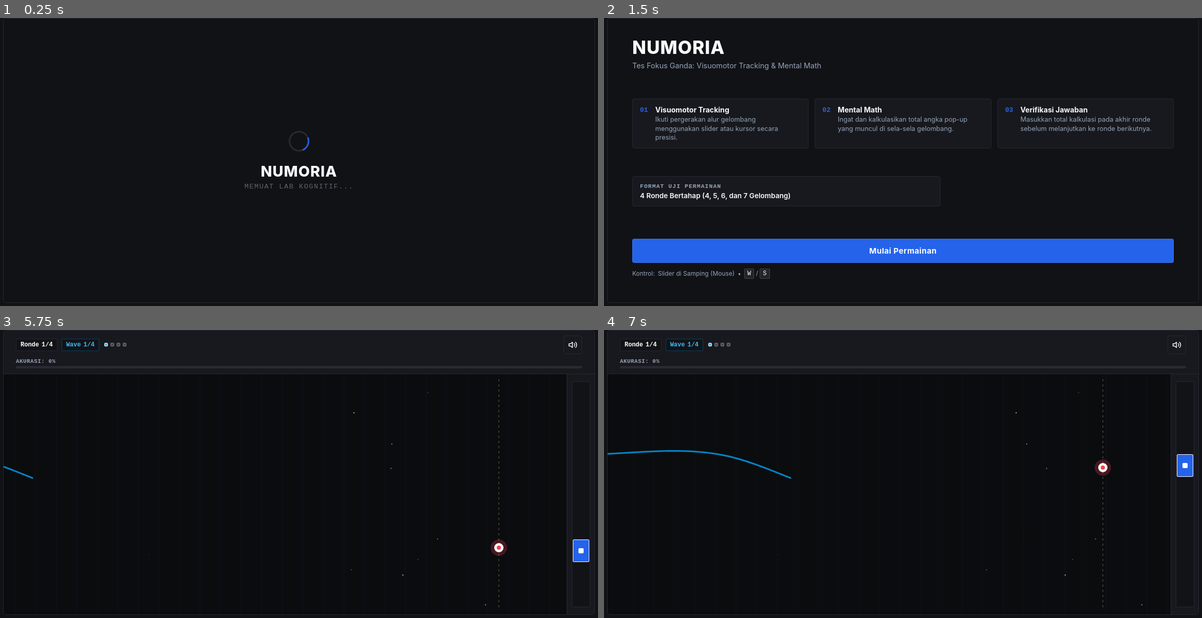
Above: before the commit, frames 1-4 (two rows, left to right).
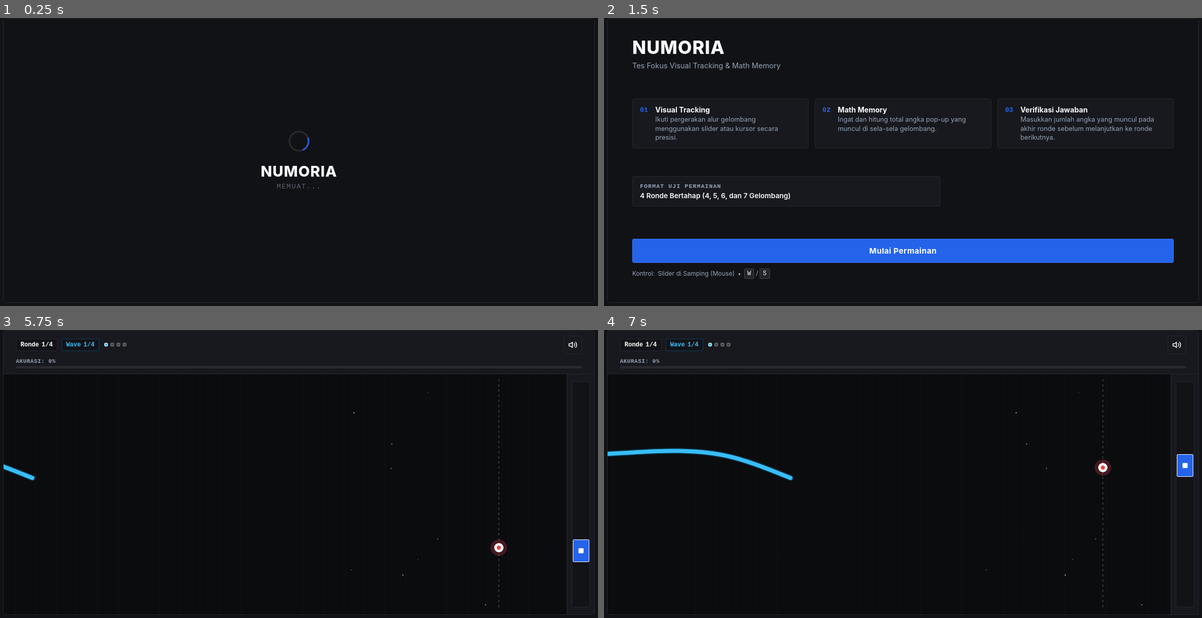
Above: after the commit, the same moments.

Repository: HNadhif/TrainingMemory
Game: browser game, page index.html
The game is run twice, just before and just after one commit, with the same random seed, the same clock (stepped at 60 frames per second) and the same inputs.
Inputs (mouse positions are in pixels of both pictures, inside the frame that each line leads up to):
- Up to frame 1 (0.25 s): no input
- Up to frame 2 (1.5 s): click (903, 159) at 0.27 s; hold Right from 1.03 s (still down); tap Ctrl at 1.1 s
- Up to frame 3 (5.75 s): release Right at 1.53 s; hold Down 1.58-1.85 s; tap Ctrl every 0.5 s from 1.6 to 5.6 s; click "Mulai Permainan" at 1.77 s; hold Left 1.9-2.47 s; hold Up 2.52-2.82 s; hold Right 2.87-3.53 s; hold Up 3.58-3.82 s; hold Left 3.87-4.3 s; hold Down 4.35-4.68 s; hold Right 4.73-5.23 s; hold Down 5.28-5.55 s; hold Left from 5.6 s (still down)
- Up to frame 4 (7 s): tap Ctrl at 6.1, 6.6 s; release Left at 6.17 s; hold Up 6.22-6.52 s; hold Right from 6.57 s (still down)

The runs differ from the first frame. In frame 1, 0.1% of the frame differs, in the area x 40-59%, y 57-60%; in frame 2, 1.2%, in the area x 10-92%, y 15-43%; in frame 3, 0.1%; in frame 4, 0.7%.

Commit message:
Revisi ke-2

Diff:
--- a/index.html
+++ b/index.html
@@ -30,7 +30,7 @@
         <div class="loader-spinner"></div>
       </div>
       <h1 class="glow-title" style="font-size: 1.8rem; margin-bottom: 6px;">NUMORIA</h1>
-      <p class="loader-text">Memuat Lab Kognitif...</p>
+      <p class="loader-text">Memuat...</p>
     </div>
 
     <!-- ====================================================================
@@ -39,14 +39,14 @@
     <div id="screen-start" class="screen">
       <div class="menu-header">
         <h1 class="glow-title">NUMORIA</h1>
-        <p class="subtitle">Tes Fokus Ganda: Visuomotor Tracking & Mental Math</p>
+        <p class="subtitle">Tes Fokus Visual Tracking & Math Memory</p>
       </div>
 
       <div class="start-instructions">
         <div class="instruction-row">
           <span class="inst-num">01</span>
           <div class="inst-text">
-            <strong>Visuomotor Tracking</strong>
+            <strong>Visual Tracking</strong>
             <p>Ikuti pergerakan alur gelombang menggunakan slider atau kursor secara presisi.</p>
           </div>
         </div>
@@ -54,8 +54,8 @@
         <div class="instruction-row">
           <span class="inst-num">02</span>
           <div class="inst-text">
-            <strong>Mental Math</strong>
-            <p>Ingat dan kalkulasikan total angka pop-up yang muncul di sela-sela gelombang.</p>
+            <strong>Math Memory</strong>
+            <p>Ingat dan hitung total angka pop-up yang muncul di sela-sela gelombang.</p>
           </div>
         </div>
 
@@ -63,7 +63,7 @@
           <span class="inst-num">03</span>
           <div class="inst-text">
             <strong>Verifikasi Jawaban</strong>
-            <p>Masukkan total kalkulasi pada akhir ronde sebelum melanjutkan ke ronde berikutnya.</p>
+            <p>Masukkan jumlah angka yang muncul pada akhir ronde sebelum melanjutkan ke ronde berikutnya.</p>
           </div>
         </div>
       </div>
--- a/js/config.js
+++ b/js/config.js
@@ -18,9 +18,9 @@
 
   // Wave Line & Tracking Parameters (Clean Oscilloscope/Rhythm Line)
   TOLERANCE_RADIUS: 36,        // Pixel distance tolerance around the wave line
-  LINE_WIDTH: 3.5,             // Clean line width for crisp rendering without lag
+  LINE_WIDTH: 8,               // Ketebalan garis wave (pixel) - default 8px agar jelas terlihat
   LEAD_IN_TIME: 0.75,          // Seconds before wave head reaches judgment line
-  SYNC_THRESHOLD: 0.58,        // 58% hold accuracy to clear wave
+  SYNC_THRESHOLD: 0.70,        // 70% hold accuracy to clear wave
   KEY_SPEED: 520,              // Speed for keyboard slider movement (px/s)
   POPUP_DURATION_MS: 1000,     // Pop-up numbers show for max 1 second (1000ms)
 
--- a/js/game.js
+++ b/js/game.js
@@ -784,16 +784,16 @@
 
     let gradeText = "";
     if (totalScore >= 9000) {
-      gradeText = "GRADE S - DUAL-FOCUS MASTER";
+      gradeText = "GRADE S";
       this.resGradePill.style.color = "var(--accent-green)";
     } else if (totalScore >= 7500) {
-      gradeText = "GRADE A - SANGAT FOKUS & TANGGUH";
+      gradeText = "GRADE A";
       this.resGradePill.style.color = "var(--secondary-cyan)";
     } else if (totalScore >= 5500) {
-      gradeText = "GRADE B - PERFORMA SOLID";
+      gradeText = "GRADE B";
       this.resGradePill.style.color = "var(--accent-amber)";
     } else {
-      gradeText = "GRADE C - BUTUH LATIHAN MEMORI";
+      gradeText = "GRADE C ";
       this.resGradePill.style.color = "var(--accent-red)";
     }
     this.resGradePill.textContent = gradeText;
@@ -1009,16 +1009,24 @@
     if (linePts.length < 2) return;
 
     // Clean wave line (pure path without start/end circles)
+    const lw = this.config.LINE_WIDTH || 8;
     ctx.save();
     ctx.beginPath();
     ctx.moveTo(linePts[0].x, linePts[0].y);
     for (let i = 1; i < linePts.length; i++) {
       ctx.lineTo(linePts[i].x, linePts[i].y);
     }
-    ctx.lineWidth = 3.2;
-    ctx.strokeStyle = '#0284c7';
     ctx.lineCap = 'round';
     ctx.lineJoin = 'round';
+
+    // Soft outer glow without shadowBlur performance penalty
+    ctx.lineWidth = lw + 4;
+    ctx.strokeStyle = 'rgba(2, 132, 199, 0.25)';
+    ctx.stroke();
+
+    // Solid main line
+    ctx.lineWidth = lw;
+    ctx.strokeStyle = '#38bdf8';
     ctx.stroke();
     ctx.restore();
   }
